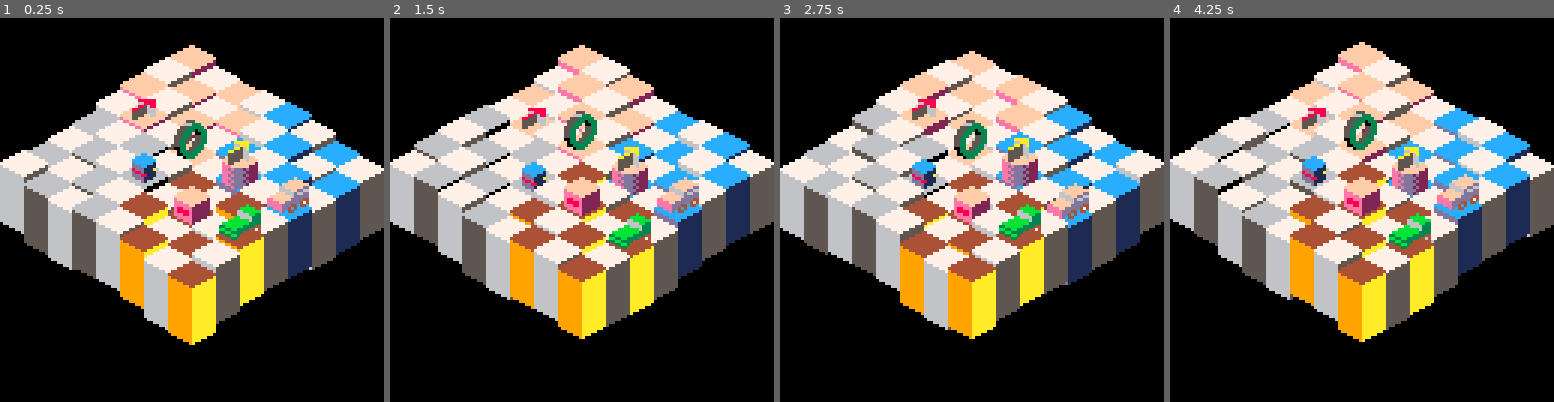
Above: before the commit, frames 1-4 (left to right).
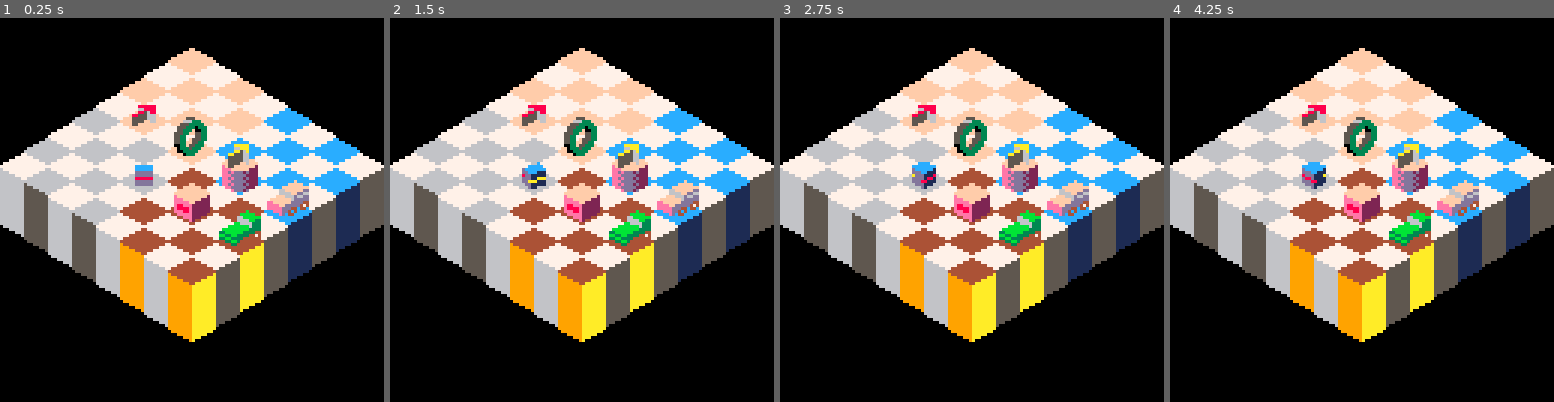
Above: after the commit, the same moments.

Repository: erwinbonsma/BumbleBotsPico8
Game: PICO-8 cartridge rolmops.p8
Two runs of this game, one before a commit and one after it. Both use one fixed random seed, a clock stepped at 60 frames per second and the inputs below.
Inputs:
- Up to frame 1 (0.25 s): no input
- Up to frame 2 (1.5 s): no input
- Up to frame 3 (2.75 s): no input
- Up to frame 4 (4.25 s): no input

The runs differ from the first frame. In frame 1, 12% of the frame differs, in the area x 0-100%, y 7-86%; in frame 2, 12%; in frame 3, 12%; in frame 4, 12%, in the area x 0-94%, y 6-82%.

Commit message:
Improved player sprites
Added simple rotation animation for player sprite. Updated sprite accordingly.

Diff:
--- a/rolmops.p8
+++ b/rolmops.p8
@@ -21,7 +21,7 @@
  local dx=cos(angle)
  local dy=sin(angle)
  local p=90 -- period
- local a=2  -- amplitude
+ local a=2*0  -- amplitude
  local w=4  -- wavelength
 
  me.eval=function(x,y)
@@ -119,7 +119,15 @@
     end
     spr(0,x,y,2,4)
 
-    if (unit.player>0) then
+    if unit.player==8 then
+     pal()
+     rot=band(shr(clock,2),15)
+     if rot>7 then
+      pal(8,10)
+      pal(10,8)
+     end
+     spr(96+band(rot,7)*2,x,y-8,2,2)
+    elseif unit.player>0 then
      pal()
      pal(7,0)
      spr(62+unit.player*2,x,y-8,2,2)
Not shown, changed: 20 lines of the sprite sheet (__gfx__) section of rolmops.p8
